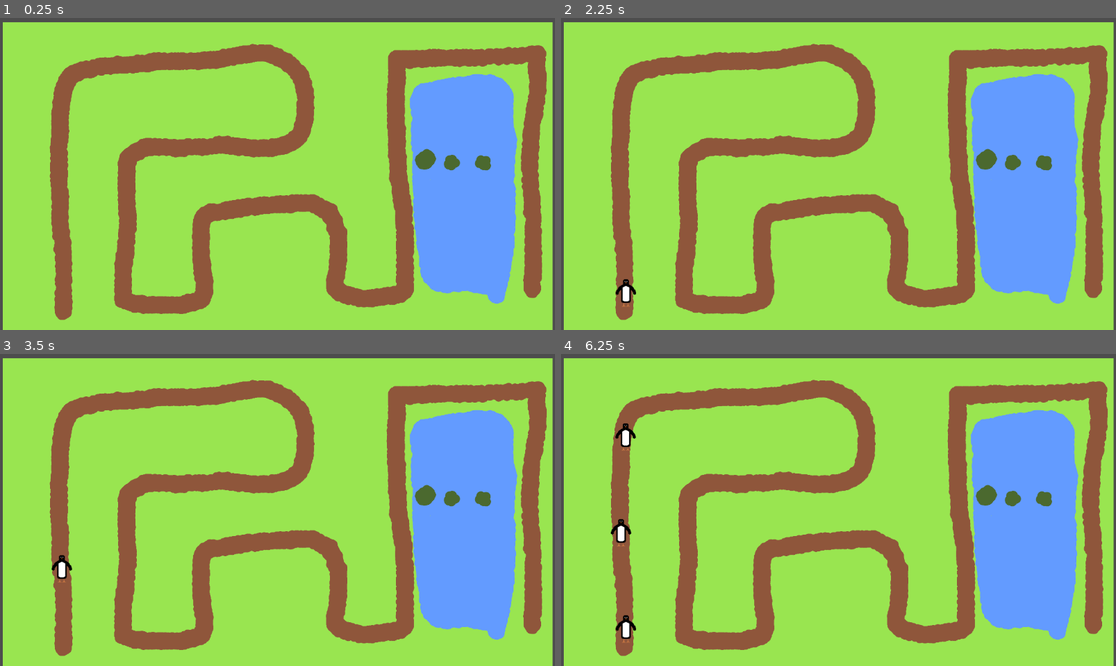
Above: before the commit, frames 1-4 (two rows, left to right).
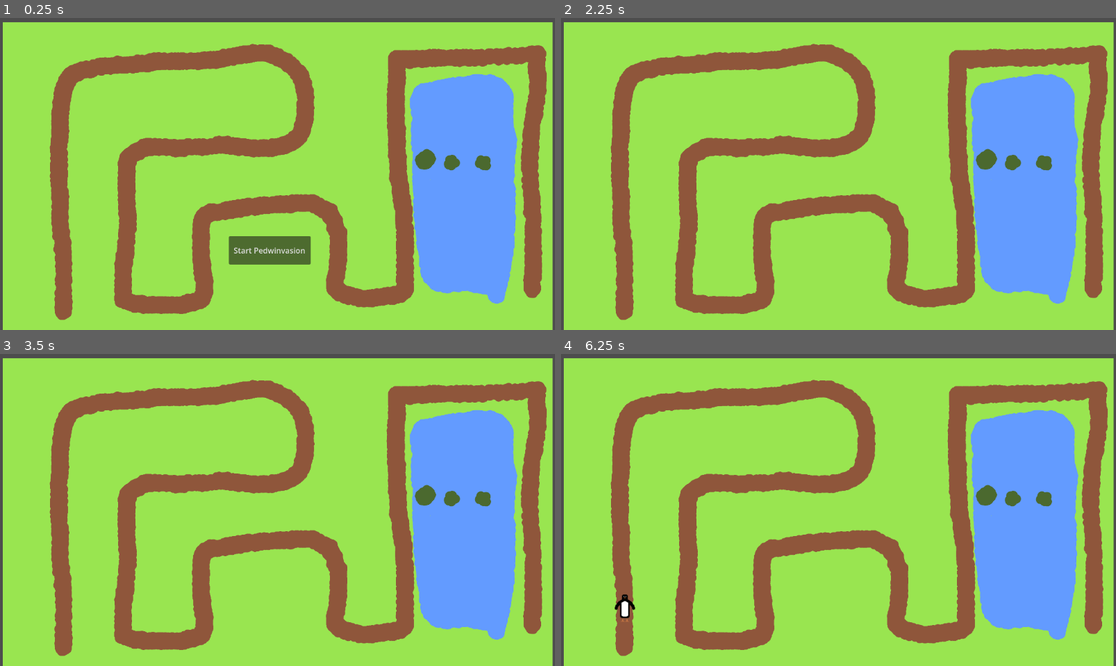
Above: after the commit, the same moments.

Repository: CrimsonCloak/pedwin
Game: Godot game, scene res://Scenes/game.tscn
Same seed, same stepped clock (60 frames per second), same inputs: the game is played once before the commit and once after it.
Inputs (mouse positions are in pixels of both pictures, inside the frame that each line leads up to):
- Up to frame 1 (0.25 s): no input
- Up to frame 2 (2.25 s): click (832, 248) at 0.5 s, where only the run after the commit has a clickable "Start Pedwinvasion"; tap Enter at 1.25 s; tap Space at 2 s
- Up to frame 3 (3.5 s): no input
- Up to frame 4 (6.25 s): no input

The runs differ from the first frame. In frame 1, 1.4% of the frame differs, in the area x 41-57%, y 69-80%; in frame 2, 0.2%; in frame 3, 0.2%; in frame 4, 0.6%.

Commit message:
Added first pedwinvasion functionality

Diff:
--- a/Scenes/game.gd
+++ b/Scenes/game.gd
@@ -3,10 +3,16 @@
 
 var pedwin_prefab: PackedScene = preload("res://Scenes/pedwin.tscn")
 @onready var path: Path2D = $Path2D
+@onready var button: Button = $StartButton
 
 # Called when the node enters the scene tree for the first time.
-func _ready() -> void:
+func _ready():
+	button.pressed.connect (_button_pressed)
+
+func _button_pressed():
 	$SpawnTimer.timeout.connect(spawn_enemy)
+	$SpawnTimer.start()
+	button.queue_free()
 
 func spawn_enemy():
 	path.add_child(pedwin_prefab.instantiate())
--- a/Scenes/game.tscn
+++ b/Scenes/game.tscn
@@ -5,7 +5,7 @@
 
 [sub_resource type="Curve2D" id="Curve2D_qxrlw"]
 _data = {
-"points": PackedVector2Array(0, 0, 0, 0, 136, 593, 0, 0, 0,  …(493 unchanged characters)… , 0, 0, 0, 0, 1105, 432, 0, 0, 0, 0, 1101, 563)
+"points": PackedVector2Array(0, 0, 0, 0, 136, 593, 0, 0, 0,  …(493 unchanged characters)… , 0, 0, 0, 0, 1105, 432, 0, 0, 0, 0, 1106, 571)
 }
 point_count = 26
 
@@ -21,5 +21,11 @@
 curve = SubResource("Curve2D_qxrlw")
 
 [node name="SpawnTimer" type="Timer" parent="." unique_id=1759072209]
-wait_time = 2.0
-autostart = true
+wait_time = 5.0
+
+[node name="StartButton" type="Button" parent="." unique_id=307434285]
+offset_left = 475.0
+offset_top = 453.0
+offset_right = 645.0
+offset_bottom = 512.0
+text = "Start Pedwinvasion"
--- a/Scenes/pedwin.tscn
+++ b/Scenes/pedwin.tscn
@@ -5,6 +5,7 @@
 
 [node name="Pedwin" type="PathFollow2D" unique_id=2063384244]
 rotates = false
+loop = false
 script = ExtResource("1_n05or")
 
 [node name="Sprite2D" type="Sprite2D" parent="." unique_id=8882922]
